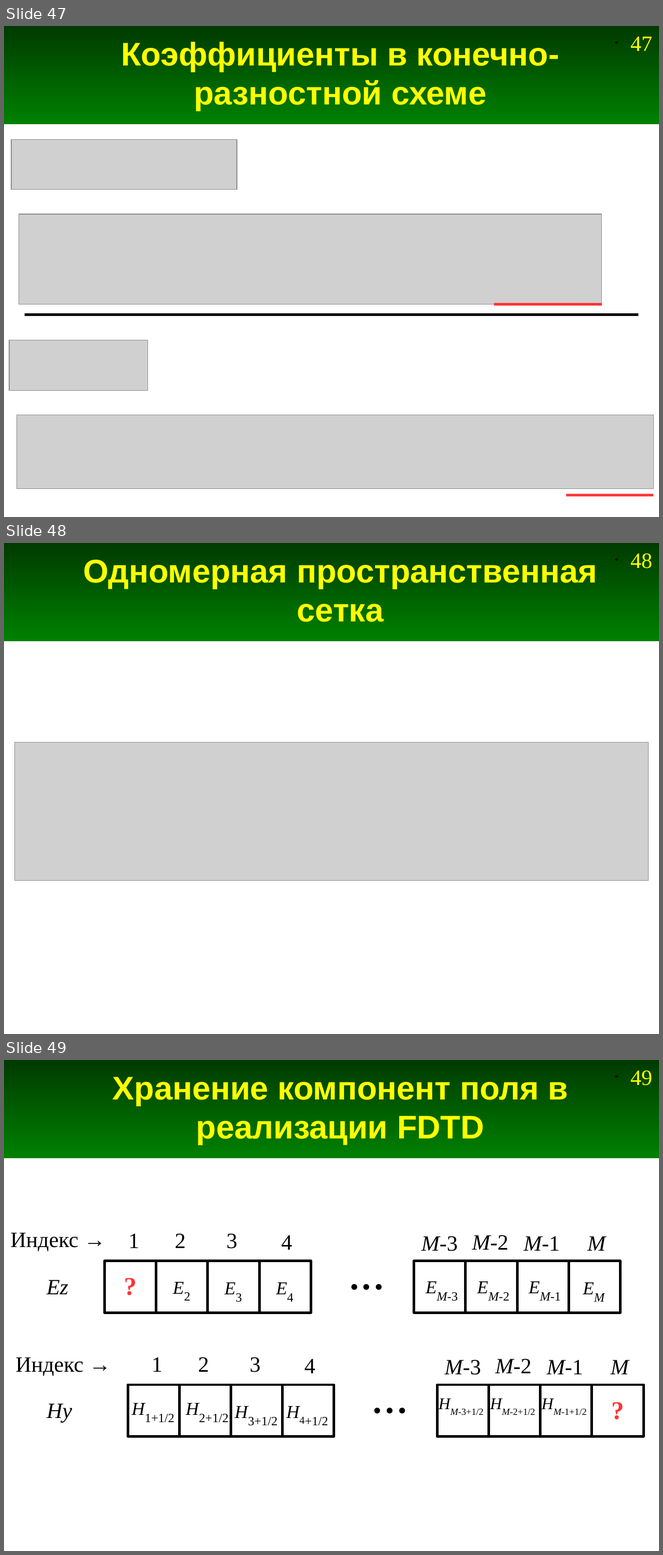
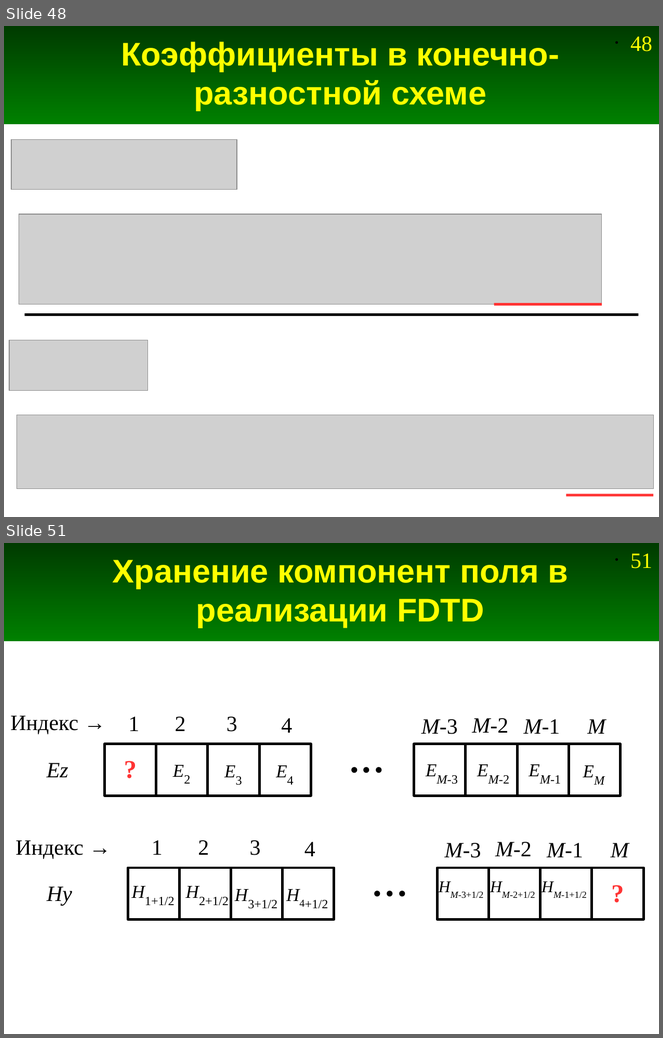
Before and after one commit to andris0147sv/modelling, a slide deck: presentations/2. FDTD.odp. Shown one above the other, each under a label of ours: slides 47, 48 and 49 before the commit, slides 48 and 51 after it; the slides between them are not shown. The pictures are 663x1555 and 663x1038 pixels, drawn with LibreOffice and Linux fonts; fonts in the diff are those of the drawing; grey boxes stand for pictures. Boxes give left, top, right and bottom in pixels: in the first picture for what was removed or moved away, otherwise in the second. Text is boxed around its words. In the diff, an @@ line names an element or a change of style, - is before the commit and + after.

```diff
--- a/presentations/2. FDTD.odp
+++ b/presentations/2. FDTD.odp
@@ slide 48 removed at [4,543,659,1034], background #FFFFFF; not listed: 2 template elements that a slide beside it also shows @@
@@ title removed at [84,560,597,622] @@
-Одномерная пространственная сетка
@@ picture removed at [14,743,649,881] @@
@@ what was slide 47 is now slide 48 @@
@@ page number at [631,36,652,51]: text changed @@
-• 47
+• 48
@@ what was slide 49 is now slide 51 @@
@@ page number at [631,553,652,568]: text changed @@
-• 49
+• 51
```
Also in this commit, not shown: 3 slides changed, 3 slides added, 3 other slides removed, 1 other file.
